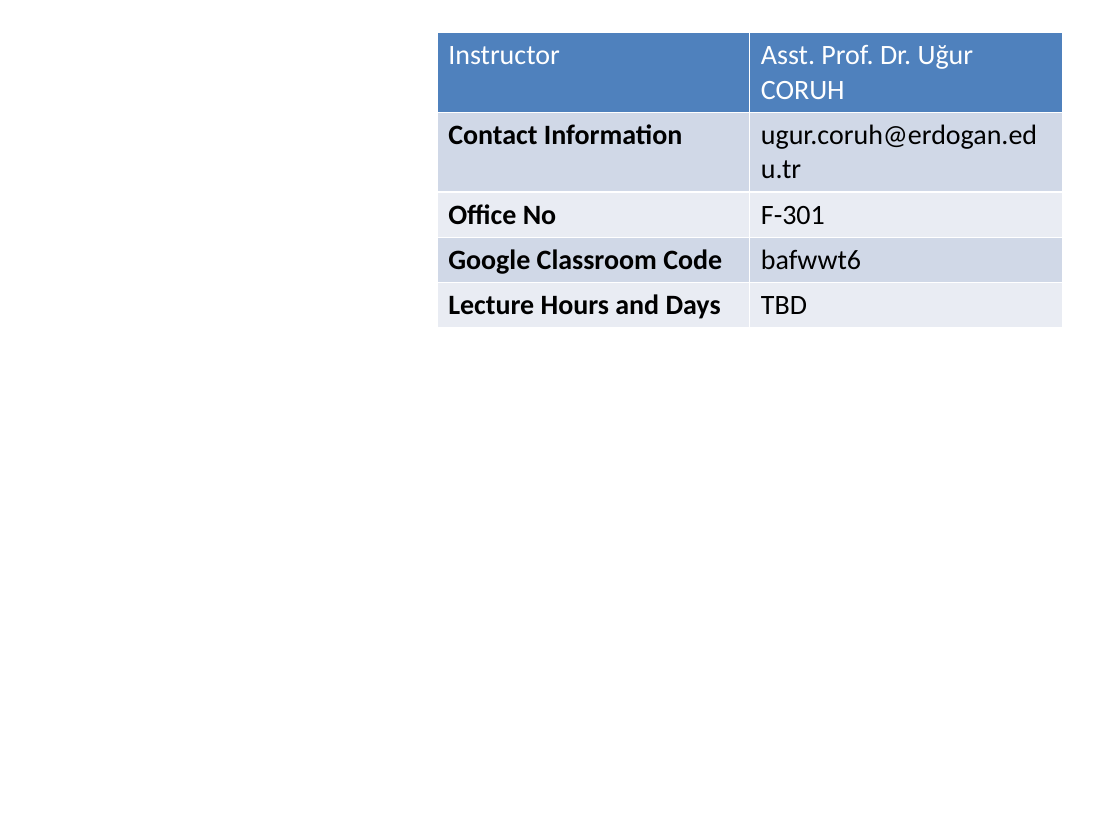
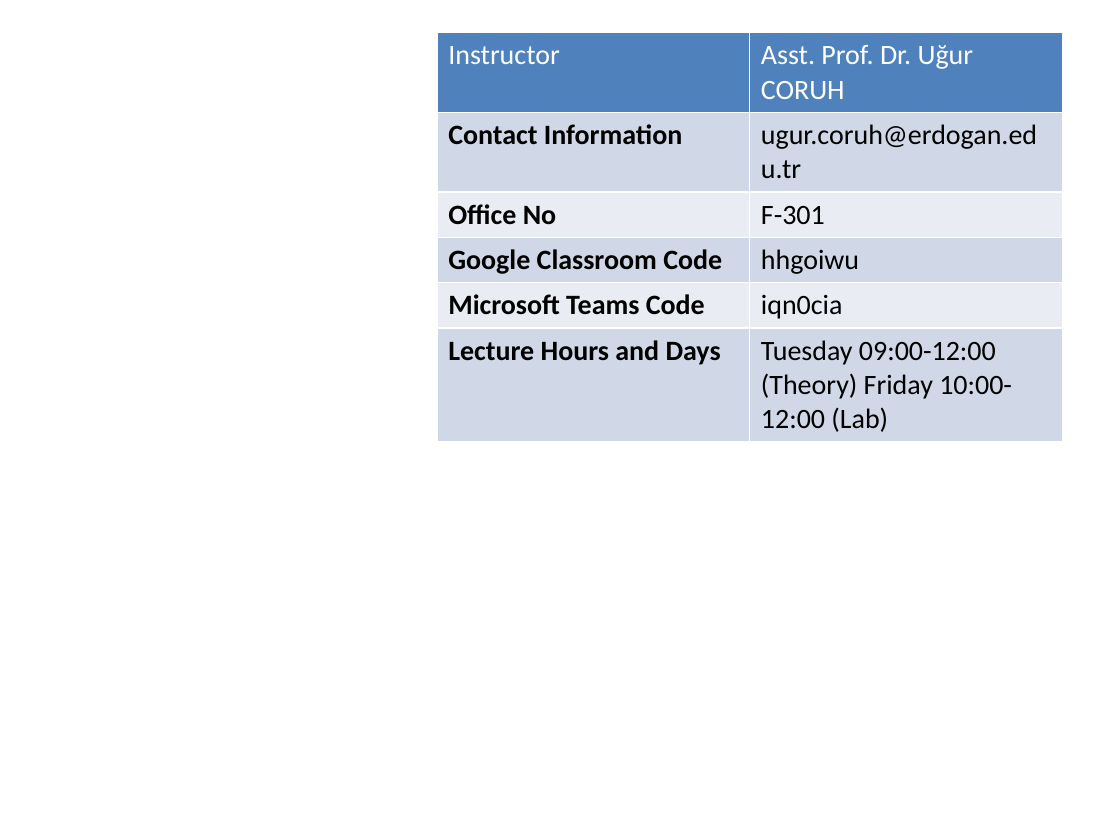
Before and after one commit to ucoruh/ce100-algorithms-and-programming-II, a slide deck: slide 5 of docs/syllabus/syllabus.en.md_word.pptx. Drawn at 1120x840 pixels with LibreOffice and Linux fonts; fonts in the diff are those of the drawing. Boxes give left, top, right and bottom in pixels: in the first picture for what was removed or moved away, otherwise in the second. Text is boxed around its words. In the diff, an @@ line names an element or a change of style, - is before the commit and + after.

```diff
--- a/docs/syllabus/syllabus.en.md_word.pptx
+++ b/docs/syllabus/syllabus.en.md_word.pptx
@@ table at [437, 32, 1062, 748] @@
-row 4: Google Classroom Code | bafwwt6
-row 5: Lecture Hours and Days | TBD
+row 4: Google Classroom Code | hhgoiwu
+row 5: Microsoft Teams Code | iqn0cia
+row 6: Lecture Hours and Days | Tuesday 09:00-12:00 (Theory) Friday 10:00-12:00 (Lab)
```
Also in this commit, not shown: 11 other slides changed, 1 slide removed, 14 other files.
